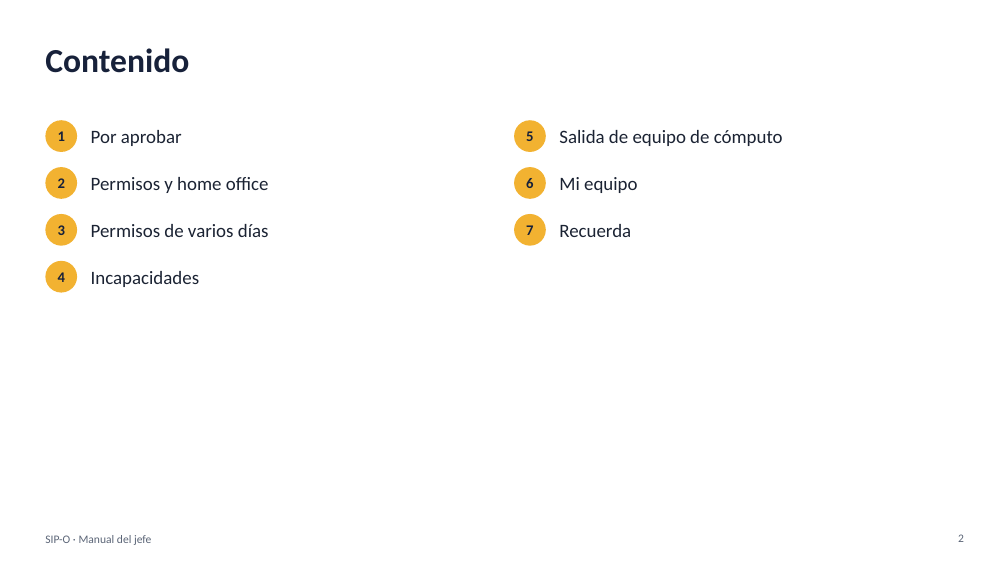
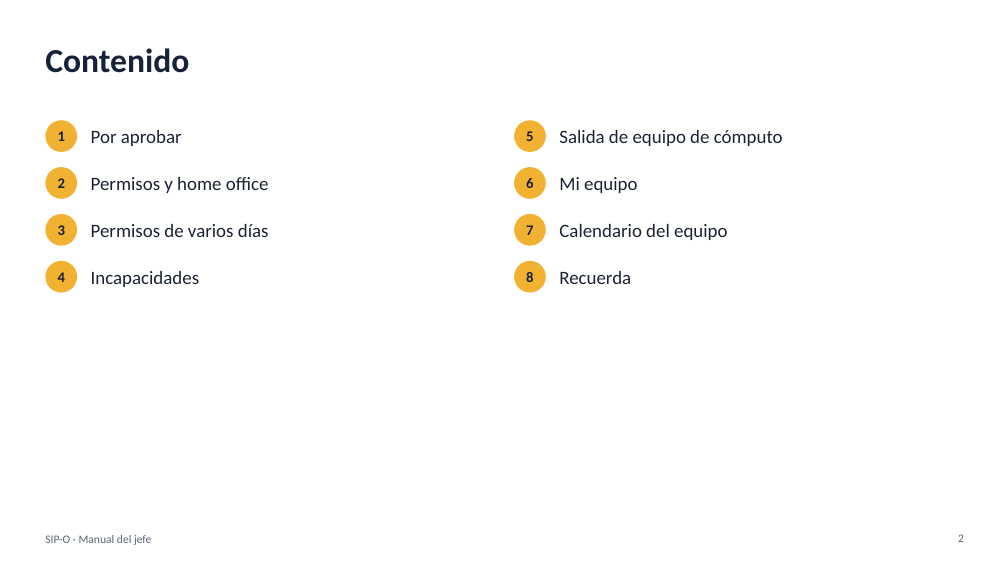
Before and after one commit to FelipeReyesReyes2102/Sistema-Integral-de-Personal, a slide deck: slide 2 of docs/manuales/presentaciones/SIP-O - Manual del jefe.pptx. Drawn at 1008x567 pixels with LibreOffice and Linux fonts; fonts in the diff are those of the drawing. Boxes give left, top, right and bottom in pixels: in the first picture for what was removed or moved away, otherwise in the second. Text is boxed around its words. In the diff, an @@ line names an element or a change of style, - is before the commit and + after.

```diff
--- a/docs/manuales/presentaciones/SIP-O - Manual del jefe.pptx
+++ b/docs/manuales/presentaciones/SIP-O - Manual del jefe.pptx
@@ text added at box(559, 224, 727, 240), 18 pt, text #1B2333 @@
+Calendario del equipo
@@ ellipse added at box(514, 261, 546, 293), fill #F2B231 @@
@@ text "Recuerda": place and size @@
-text "Recuerda" at box(559, 224, 631, 237)
+text "Recuerda" at box(559, 271, 631, 284)
@@ text added at box(526, 272, 533, 282), 14 pt, text #17213A, bold @@
+8
```
Also in this commit, not shown: 1 slide added, 8 other files.
